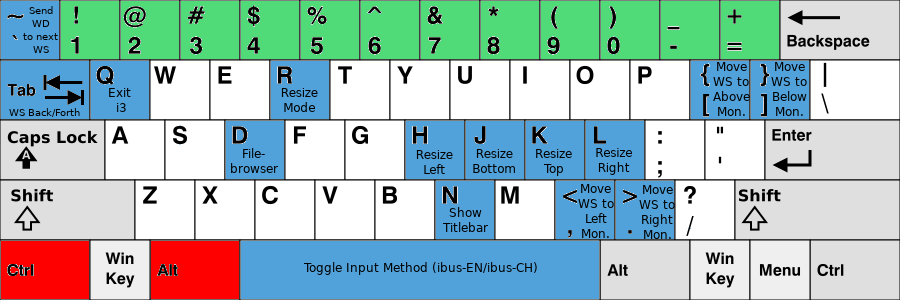
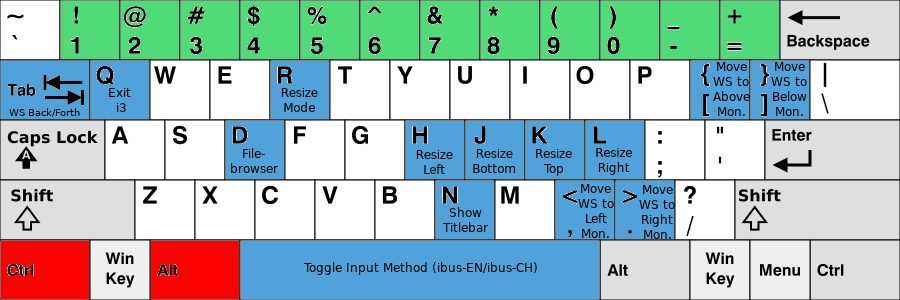
Layers edited between the first and the second (900, 300) image:
removed layer "Send ..." over [left=23, top=6, right=58, bottom=53]
painted on "KB_United_States-NoAltGr.svg" over [left=1, top=1, right=59, bottom=59]
